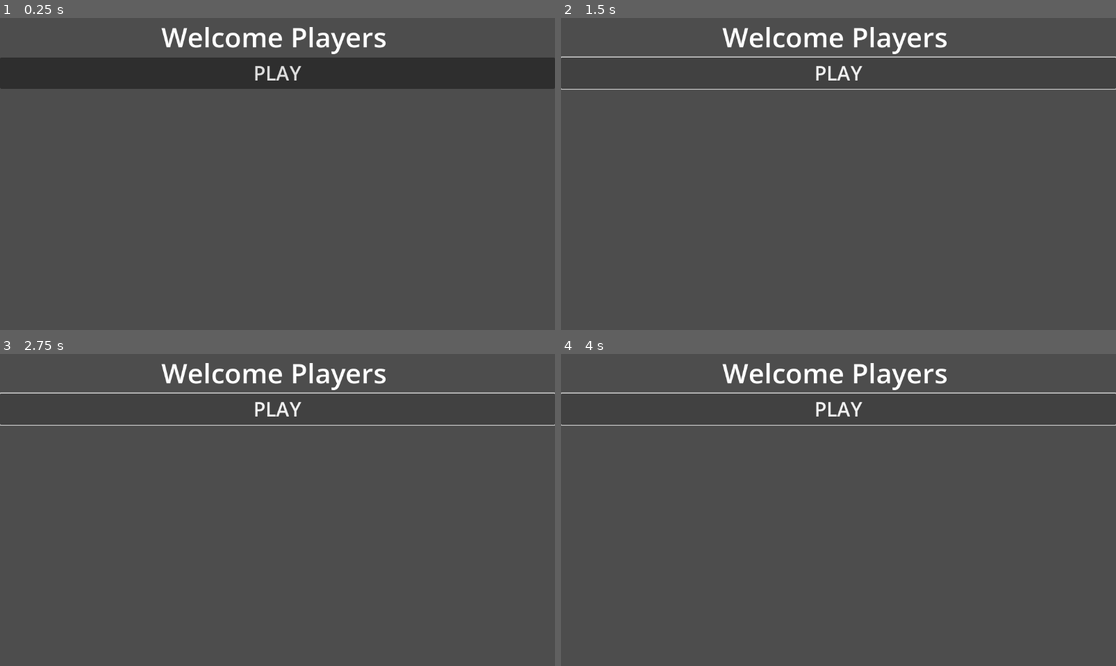
Above: before the commit, frames 1-4 (two rows, left to right).
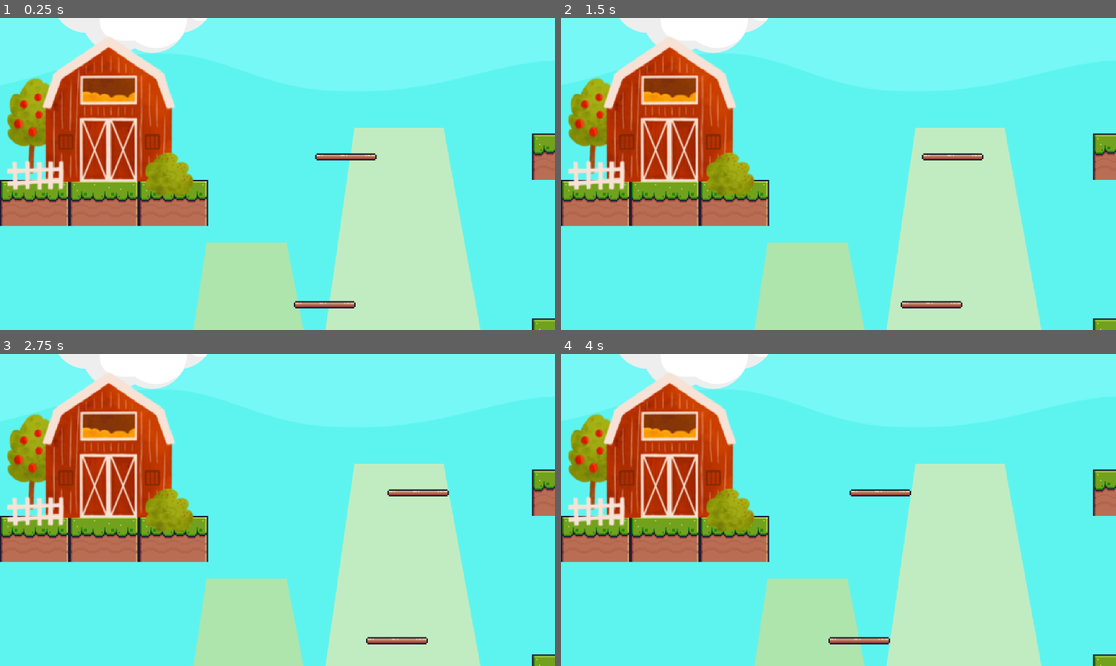
Above: after the commit, the same moments.

Repository: franstreicher/CISC-2DGame
Game: Godot game, scene res://main scene.tscn
Same seed, same stepped clock (60 frames per second), same inputs: the game is played once before the commit and once after it. Before the commit the project starts from res://intro attempts/intro.tscn.
Inputs (mouse positions are in pixels of both pictures, inside the frame that each line leads up to):
- Up to frame 1 (0.25 s): no input
- Up to frame 2 (1.5 s): click (838, 74) at 0.5 s, where only the run before the commit has a clickable "PLAY"; click (838, 74) at 1.25 s, where only the run before the commit has a clickable "PLAY"
- Up to frame 3 (2.75 s): hold D (blue right) from 2.03 s (still down); tap W (blue jump) at 2.27 s
- Up to frame 4 (4 s): tap W (blue jump) at 3.02 s; release D (blue right) at 3.53 s; hold A (blue left) from 3.53 s (still down)

The runs differ from the first frame. In frame 1, 100% of the frame differs, in the area x 0-100%, y 0-100%; in frame 2, 100%; in frame 3, 100%; in frame 4, 100%.

Commit message:
emergency

Diff:
--- a/main scene.tscn
+++ b/main scene.tscn
@@ -867,9 +867,7 @@
 [node name="CollisionShape2D" parent="pink surface/pink 4" index="1"]
 position = Vector2(3151.9, -23949.5)
 
-
 [connection signal="body_entered" from="farm building/Area2D" to="farm building" method="_on_area_2d_body_entered"]
-
 
 [editable path="pink surface/pink 1"]
 [editable path="pink surface/pink 2"]
--- a/project.godot
+++ b/project.godot
@@ -11,7 +11,7 @@
 [application]
 
 config/name="CISC 2D Game"
-run/main_scene="res://intro attempts/intro.tscn"
+run/main_scene="res://main scene.tscn"
 config/features=PackedStringArray("4.2", "Forward Plus")
 config/icon="res://icon.svg"
 
Not shown: 1 places in main scene.tscn that only renumber resources
